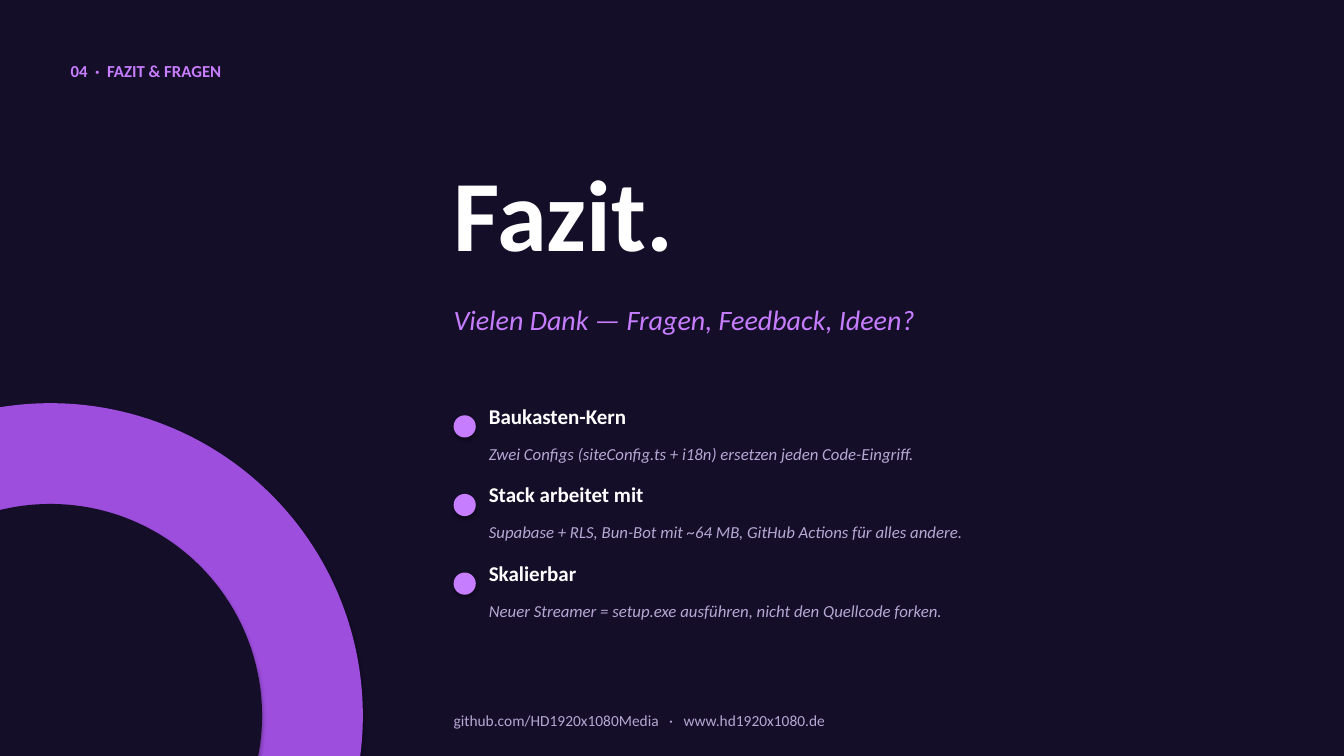
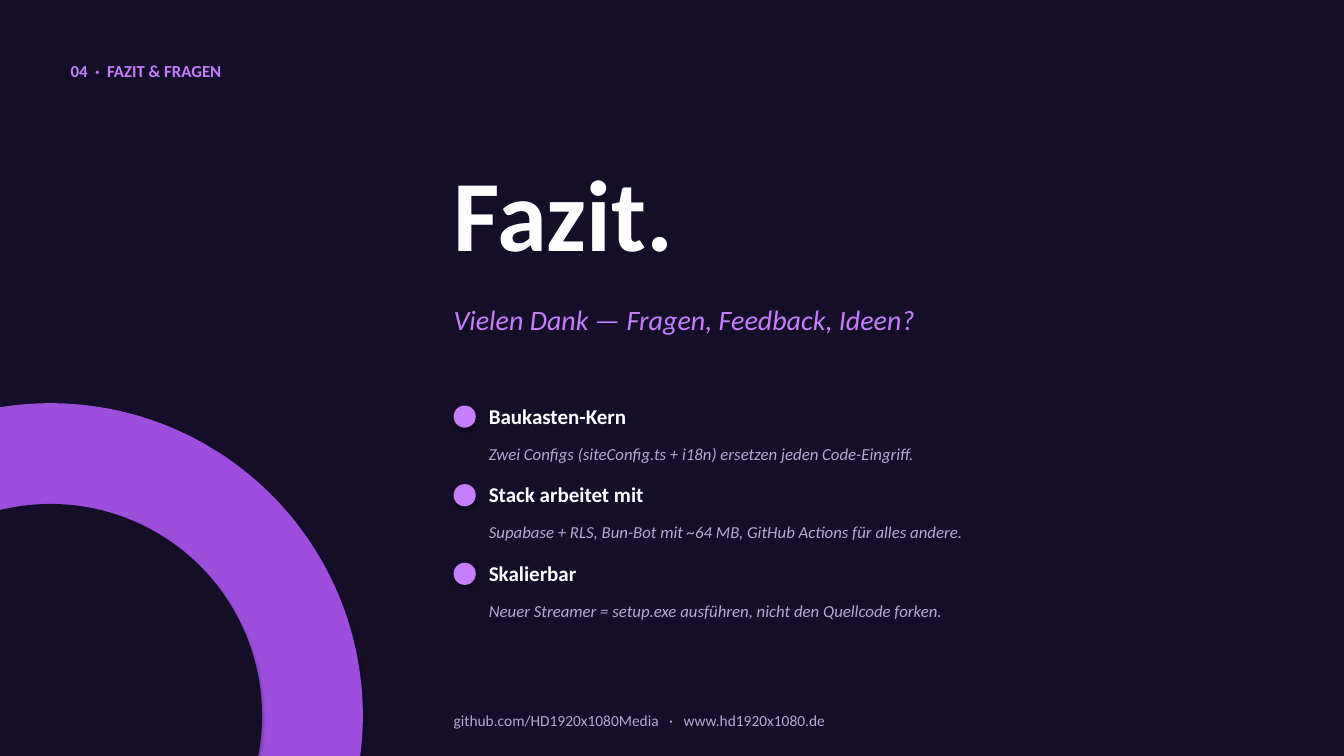
Before and after one commit to Sommer2019/PTP4-landingpage-twitch, a slide deck: slide 9 of _doku/Praesentation_TwitchLandingpage_v3.pptx. Drawn at 1344x756 pixels with LibreOffice and Linux fonts; fonts in the diff are those of the drawing. Boxes give left, top, right and bottom in pixels: in the first picture for what was removed or moved away, otherwise in the second. Text is boxed around its words. In the diff, an @@ line names an element or a change of style, - is before the commit and + after.

```diff
--- a/_doku/Praesentation_TwitchLandingpage_v3.pptx
+++ b/_doku/Praesentation_TwitchLandingpage_v3.pptx
@@ 3 ellipses: place and size @@
-3 ellipses at [454, 415, 476, 595]
+3 ellipses at [454, 405, 476, 585]
```
Also in this commit, not shown: 5 other slides changed, 1 other file.
